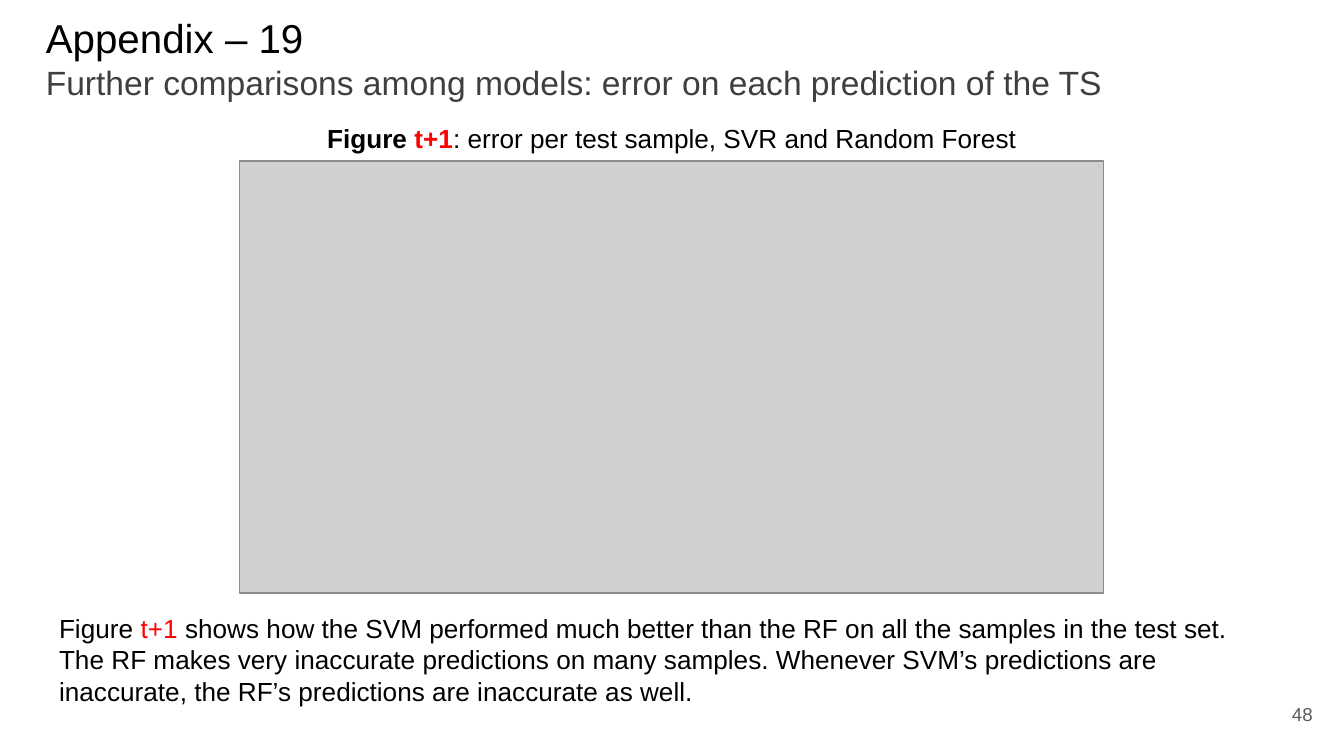
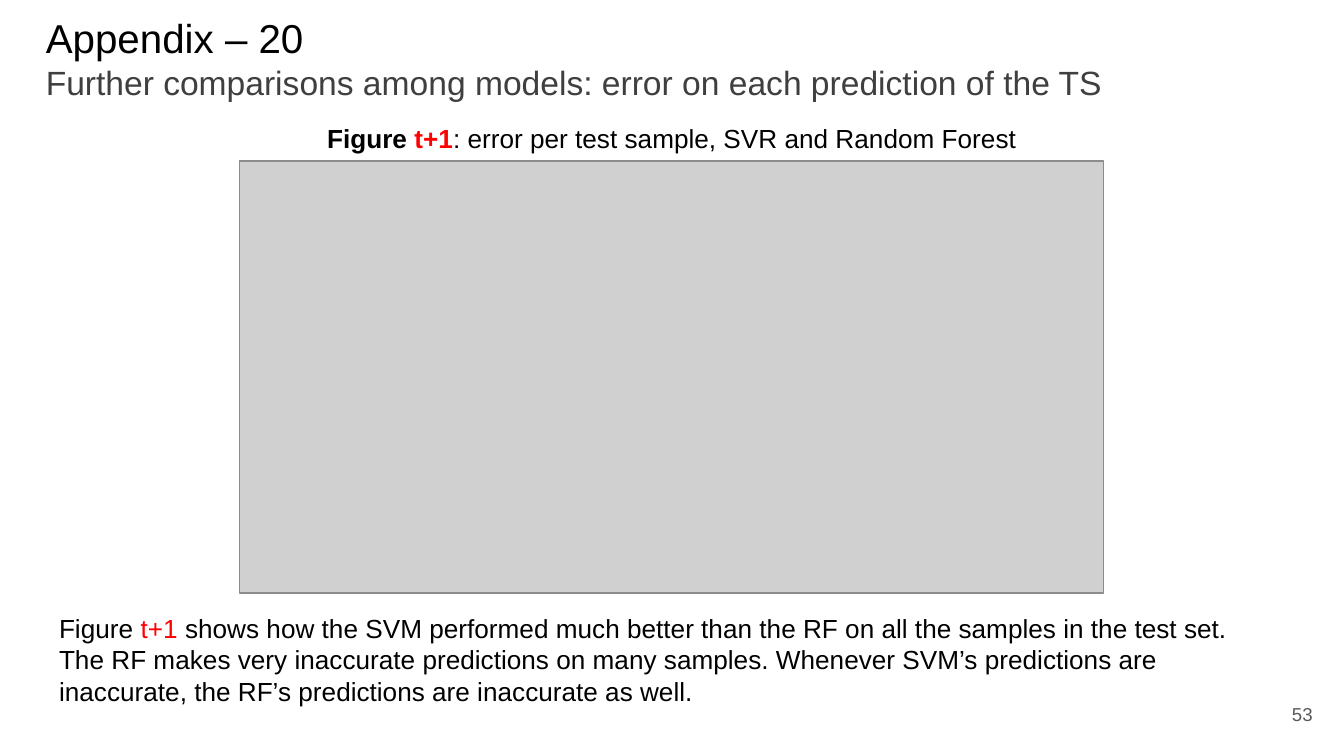
Before and after one commit to paolo-junior-mollica/machine-learning-project, a slide deck: slide 53 of relazione/Canduci_Marino_Mollica.pptx (slide 48 before the commit). Drawn at 1344x756 pixels with LibreOffice and Linux fonts; fonts in the diff are those of the drawing; grey boxes stand for pictures. Boxes give left, top, right and bottom in pixels: in the first picture for what was removed or moved away, otherwise in the second. Text is boxed around its words. In the diff, an @@ line names an element or a change of style, - is before the commit and + after.

```diff
--- a/relazione/Canduci_Marino_Mollica.pptx
+++ b/relazione/Canduci_Marino_Mollica.pptx
@@ title at [46,23,1102,101]: text changed @@
-Appendix – 19
-Further comparisons among models: error on each prediction of the TS
+Appendix – 20
+Further comparisons among models: error on each prediction of the TS
@@ page number at [1292,708,1313,721]: text changed @@
-48
+53
```
Also in this commit, not shown: 11 other slides changed, 5 slides added.
